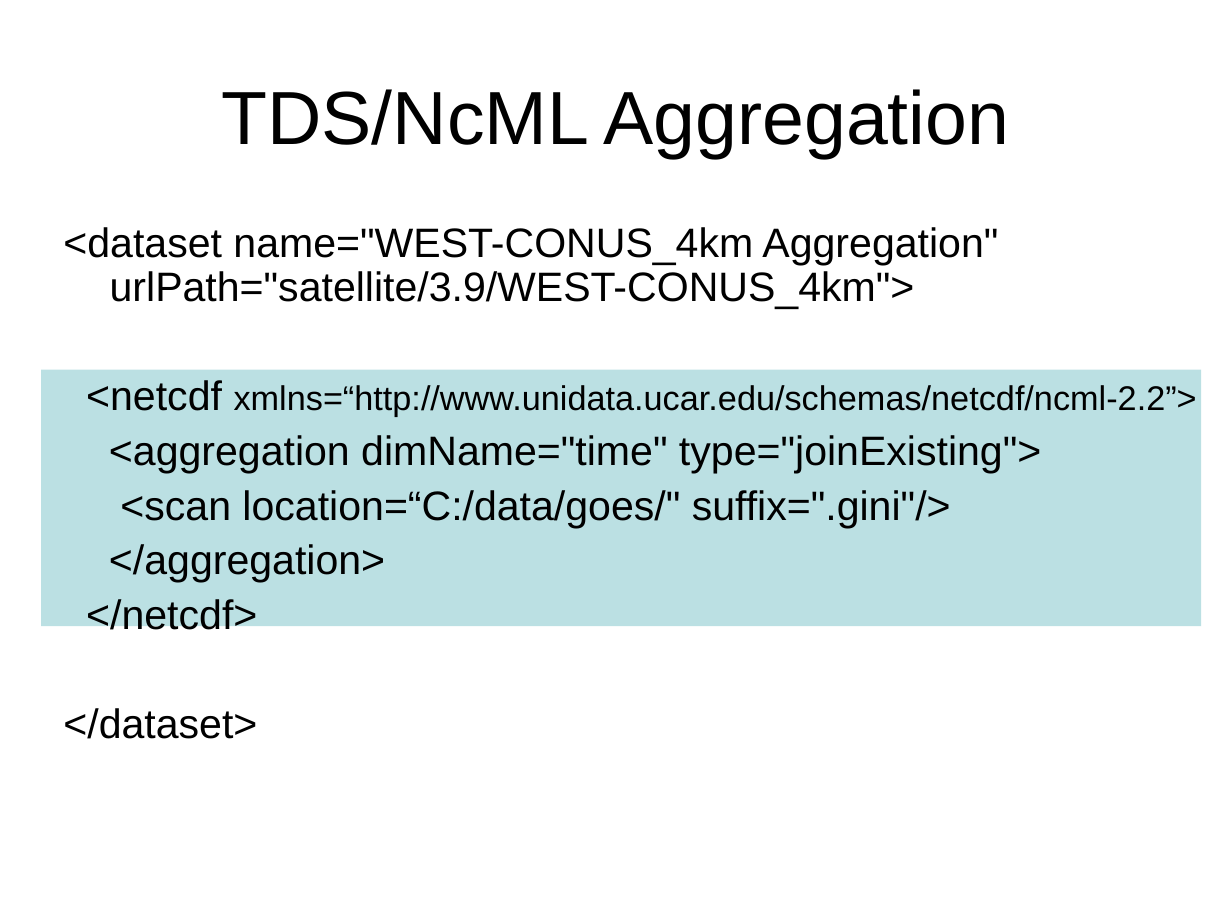
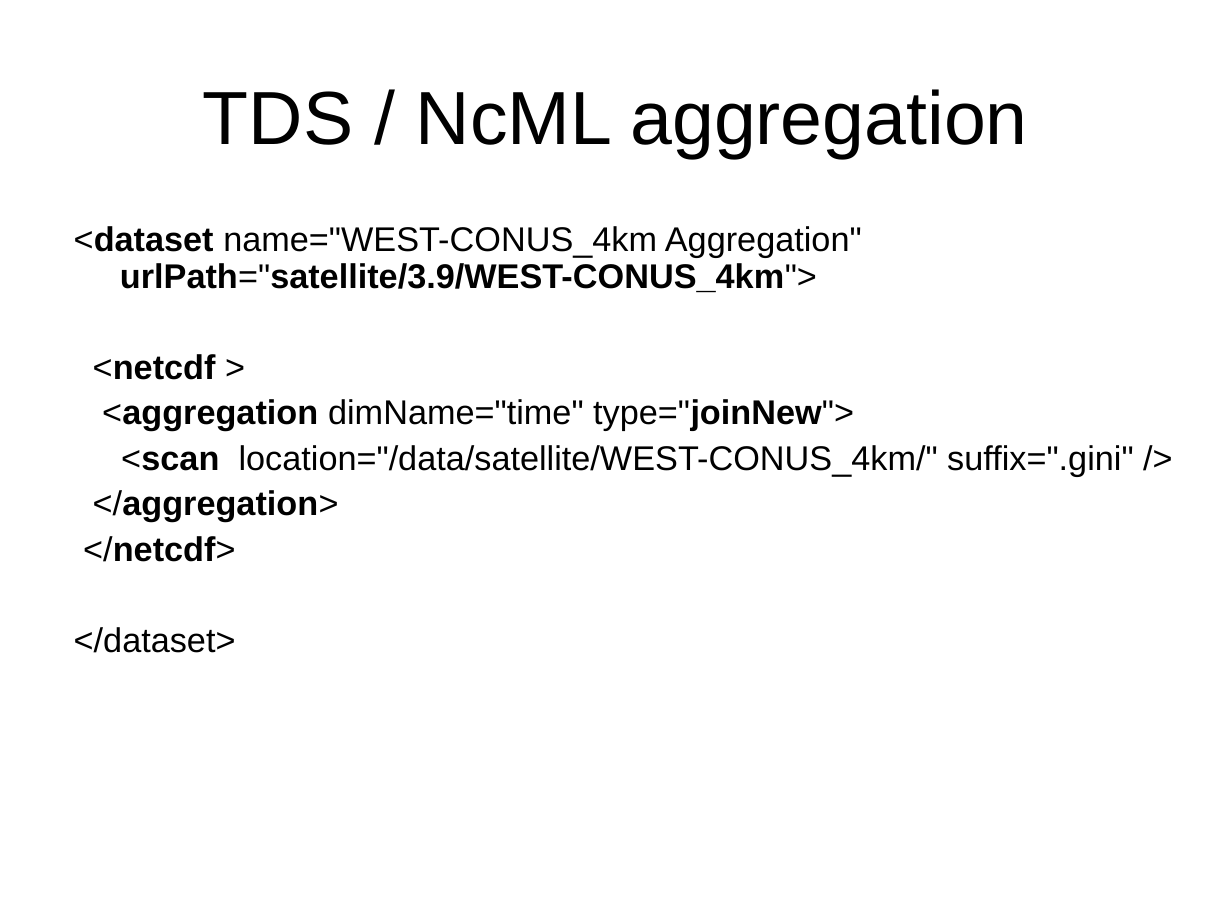
Before and after one commit to ooici-eoi/THREDDS, a slide deck: slide 14 of docs/web/netcdf-java/site/tutorial/CDMoverview.ppt (slide 12 before the commit). Drawn at 1232x924 pixels with LibreOffice and Linux fonts; fonts in the diff are those of the drawing; background and template pictures are left out. Boxes give left, top, right and bottom in pixels: in the first picture for what was removed or moved away, otherwise in the second. Text is boxed around its words. In the diff, an @@ line names an element or a change of style, - is before the commit and + after.

```diff
--- a/docs/web/netcdf-java/site/tutorial/CDMoverview.ppt
+++ b/docs/web/netcdf-java/site/tutorial/CDMoverview.ppt
@@ title at (203, 89, 1027, 158): text changed @@
-TDS/NcML Aggregation
+TDS / NcML aggregation
@@ text "<dataset name="WEST-CONUS_4km Aggregation" urlPath="satellit ...": place and size @@
-text "<dataset name="WEST-CONUS_4km Aggregation" urlPath="satellit ..." at (63, 227, 1197, 739)
+text "<dataset name="WEST-CONUS_4km Aggregation" urlPath="satellit ..." at (74, 226, 1133, 653)
@@ text at (74, 226, 862, 653): size 24 to 20 pt in "<dataset name="WEST-CONUS_4km Aggregation" urlPath="satellit ...", "</aggregation>", "</netcdf>", "</dataset>"; bold on in "<dataset urlPath="satellite/3.9/WEST-CONUS_4km">", "</aggregation>", "</netcdf>"; less space between paragraphs @@
@@ text at (93, 354, 1133, 476): text changed; size 24 to 20 pt @@
-<netcdf xmlns=“http://www.unidata.ucar.edu/schemas/netcdf/ncml-2.2”>
-<aggregation dimName="time" type="joinExisting">
-<scan location=“C:/data/goes/" suffix=".gini"/>
+<netcdf >
+<aggregation dimName="time" type="joinNew">
+<scan location="/data/satellite/WEST-CONUS_4km/" suffix=".gini" />
@@ rectangle removed at (41, 370, 1201, 626) @@
```
Also in this commit, not shown: 13 other slides changed, 30 slides added, 18 slides removed.
